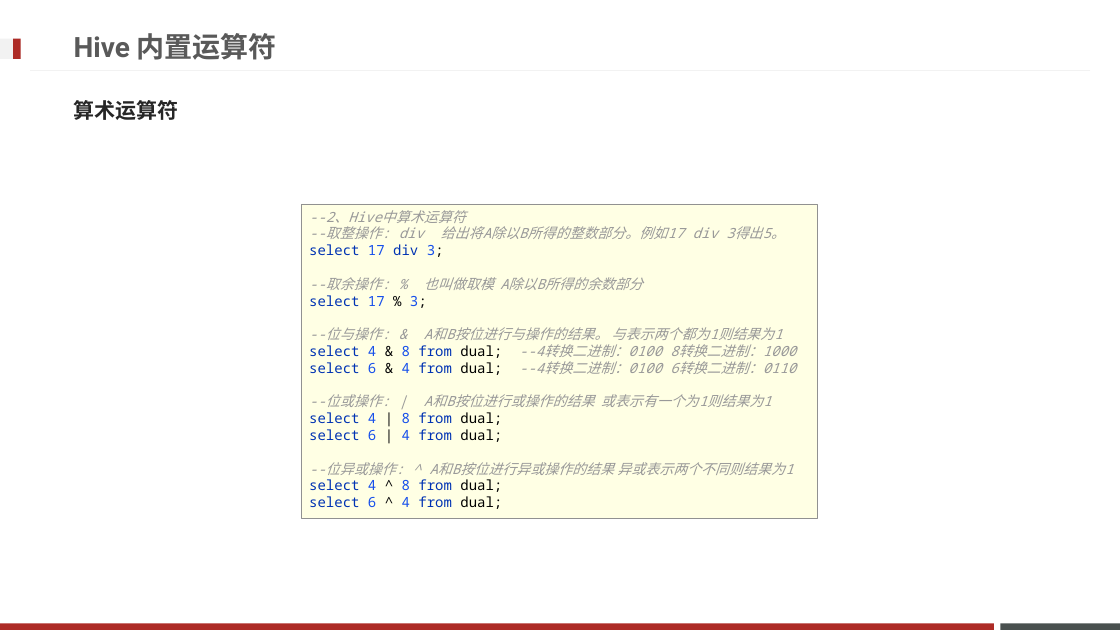
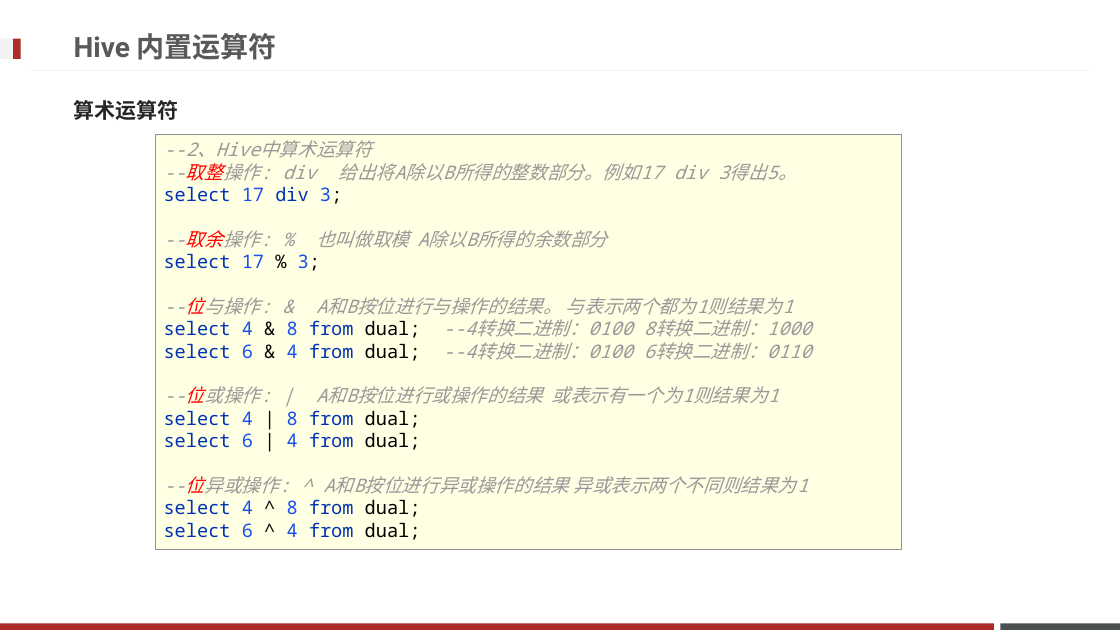
Before and after one commit to Legolas9999/big_data, a slide deck: slide 90 of Hadoop/大数据离线阶段--07(Hive DQL语法).pptx. Drawn at 1120x630 pixels with LibreOffice and Linux fonts; fonts in the diff are those of the drawing; background and template pictures are left out. Boxes give left, top, right and bottom in pixels: in the first picture for what was removed or moved away, otherwise in the second. Text is boxed around its words. In the diff, an @@ line names an element or a change of style, - is before the commit and + after.

```diff
--- a/Hadoop/大数据离线阶段--07(Hive DQL语法).pptx
+++ b/Hadoop/大数据离线阶段--07(Hive DQL语法).pptx
@@ rectangle "--2、Hive中算术运算符 --取整操作: div 给出将A除以B所得的整数部分。例如17 div ...": place and size @@
-rectangle "--2、Hive中算术运算符 --取整操作: div 给出将A除以B所得的整数部分。例如17 div ..." at [301, 204, 818, 518]
+rectangle "--2、Hive中算术运算符 --取整操作: div 给出将A除以B所得的整数部分。例如17 div ..." at [155, 134, 902, 549]
@@ rectangle "--2、Hive中算术运算符 --取整操作: div 给出将A除以B所得的整数部分。例如17 div ..." at [155, 134, 902, 549]: size 12 to 16 pt; text colour #999999 to #FF0000 in "--取整操作: --取余操作: --位与操作: --位或操作: --位异或操作:" @@
```
Also in this commit, not shown: 19 other slides changed.
